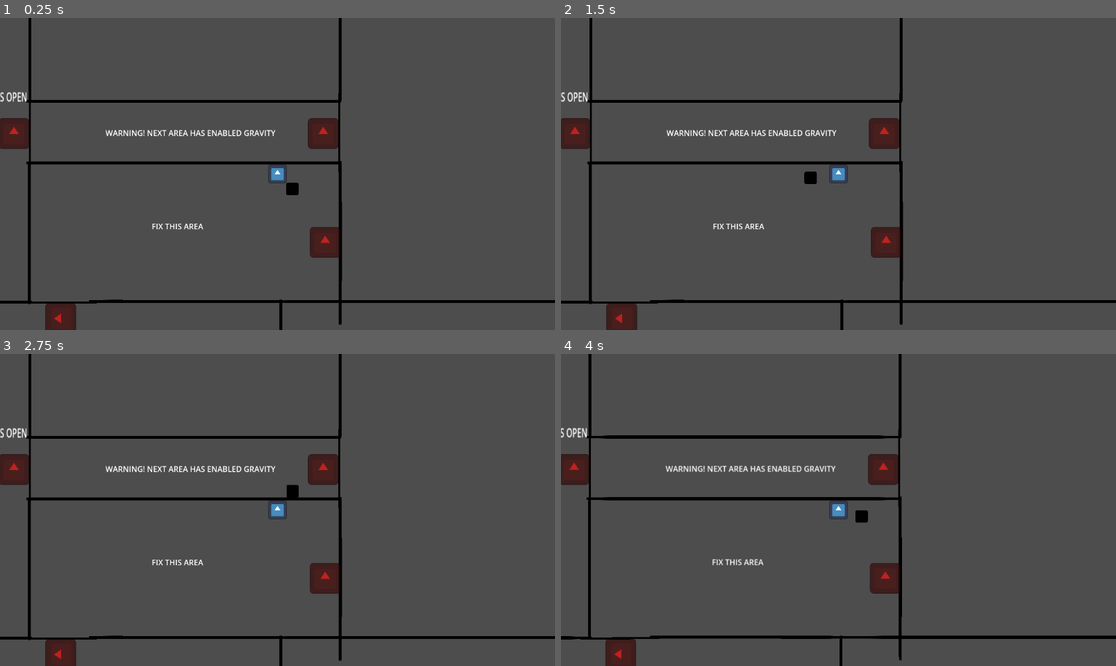
Above: before the commit, frames 1-4 (two rows, left to right).
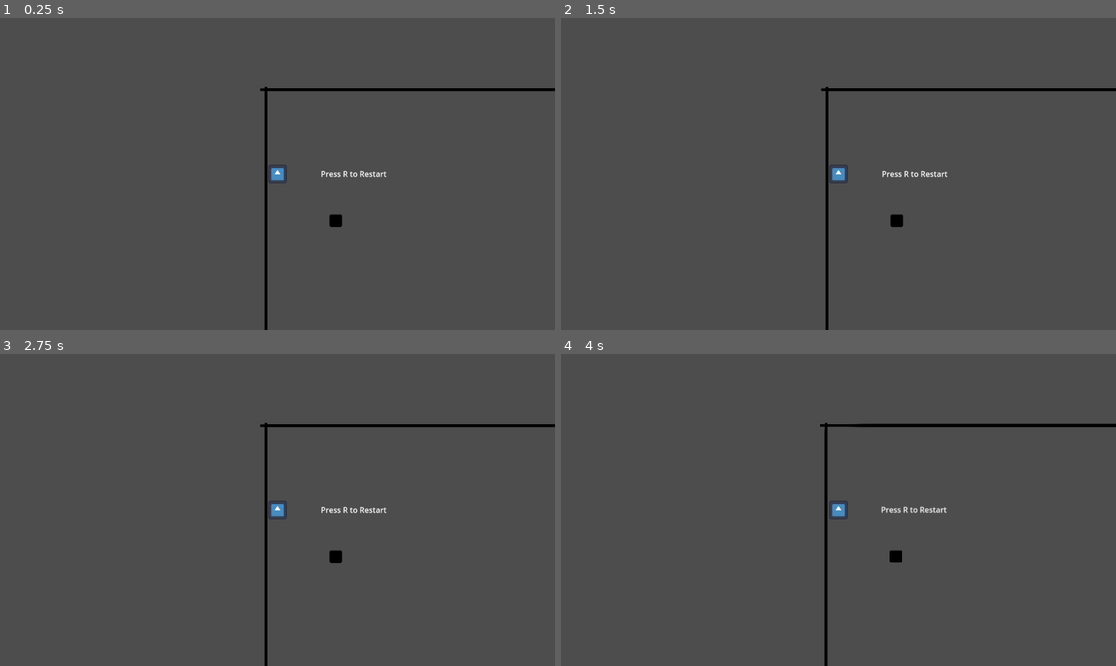
Above: after the commit, the same moments.

Repository: RadekGrzankowski/GravityOfDiscomfort
Game: Godot game, scene res://main.tscn
Two runs of this game, one before a commit and one after it. Both use one fixed random seed, a clock stepped at 60 frames per second and the inputs below. The engine's default icon, where the game draws it, is replaced by a stand-in: a white triangle on a blue panel in a dark square.
Inputs (mouse positions are in pixels of both pictures, inside the frame that each line leads up to):
- Up to frame 1 (0.25 s): no input
- Up to frame 2 (1.5 s): tap R (restart) at 0.5, 1.25 s; move the mouse to (960, 158) at 0.52 s; hold E (grab) 0.53-1.28 s; tap Space (jump) at 0.77 s; move the mouse to (727, 189) at 1.27 s; tap E (grab) at 1.35 s
- Up to frame 3 (2.75 s): tap Space (jump) at 1.52 s; tap R (restart) at 2 s; move the mouse to (333, 441) at 2.02 s; hold E (grab) from 2.03 s (still down); tap F (interact) at 2.1 s
- Up to frame 4 (4 s): tap R (restart) at 2.75, 3.5 s; move the mouse to (810, 572) at 2.77 s; release E (grab) at 2.78 s; tap E (grab) at 2.85 s; tap Space (jump) at 3.02, 3.77 s; move the mouse to (1005, 556) at 3.52 s; hold E (grab) from 3.53 s (still down)

The runs differ from the first frame. In frame 1, 6.7% of the frame differs, in the area x 0-100%, y 0-100%; in frame 2, 6.7%; in frame 3, 6.7%; in frame 4, 7.1%.

Commit message:
Player Collision and wall detection fixes

Diff:
--- /dev/null
+++ b/niewiemkurdebele/level_layout.tscn
@@ -0,0 +1,96 @@
+[gd_scene load_steps=2 format=3 uid="uid://bh6f006kjkel1"]
+
+[ext_resource type="PackedScene" uid="uid://c770eu1a76iam" path="res://wall.tscn" id="1_tpm1p"]
+
+[node name="LevelLayout" type="Node2D"]
+position = Vector2(1152, 633)
+rotation = -1.5708
+
+[node name="Wall6" parent="." instance=ExtResource("1_tpm1p")]
+
+[node name="Wall9" parent="." instance=ExtResource("1_tpm1p")]
+position = Vector2(-1.00281, 778)
+
+[node name="Wall12" parent="." instance=ExtResource("1_tpm1p")]
+position = Vector2(415.995, 1420)
+
+[node name="Wall13" parent="." instance=ExtResource("1_tpm1p")]
+position = Vector2(287.995, 1421)
+
+[node name="Wall10" parent="." instance=ExtResource("1_tpm1p")]
+position = Vector2(-2.00519, 1421)
+rotation = -1.5708
+scale = Vector2(1, 0.45)
+
+[node name="Wall11" parent="." instance=ExtResource("1_tpm1p")]
+position = Vector2(415.995, 1422)
+rotation = -1.5708
+scale = Vector2(1, 0.4)
+
+[node name="Wall7" parent="." instance=ExtResource("1_tpm1p")]
+position = Vector2(-358.002, 647.999)
+rotation = -1.5708
+
+[node name="Wall8" parent="." instance=ExtResource("1_tpm1p")]
+position = Vector2(632.999, 140.002)
+scale = Vector2(1, 2.01355)
+
+[node name="Wall19" parent="." instance=ExtResource("1_tpm1p")]
+position = Vector2(-357.002, 648.999)
+scale = Vector2(1, 2.01355)
+
+[node name="Wall20" parent="." instance=ExtResource("1_tpm1p")]
+position = Vector2(-368.007, 1943)
+rotation = -1.5708
+scale = Vector2(1, 0.573545)
+
+[node name="Wall21" parent="." instance=ExtResource("1_tpm1p")]
+position = Vector2(-0.00708008, 1943)
+rotation = -3.14046
+scale = Vector2(1, 0.613545)
+
+[node name="Wall2" parent="." instance=ExtResource("1_tpm1p")]
+position = Vector2(652, -0.997559)
+rotation = 1.5708
+scale = Vector2(1, 0.44)
+
+[node name="Wall5" parent="." instance=ExtResource("1_tpm1p")]
+position = Vector2(282, -0.998901)
+rotation = 1.5708
+scale = Vector2(1, 0.44)
+
+[node name="Wall3" parent="." instance=ExtResource("1_tpm1p")]
+position = Vector2(633.004, -1152)
+scale = Vector2(1, 2)
+
+[node name="Wall4" parent="." instance=ExtResource("1_tpm1p")]
+position = Vector2(-0.00012207, 23)
+rotation = -3.14159
+scale = Vector2(1, 2)
+
+[node name="Wall14" parent="." instance=ExtResource("1_tpm1p")]
+position = Vector2(645.988, 3231)
+rotation = 1.5708
+
+[node name="Wall15" parent="." instance=ExtResource("1_tpm1p")]
+position = Vector2(700.992, 2066)
+rotation = 1.5708
+scale = Vector2(1, 0.44)
+
+[node name="Wall16" parent="." instance=ExtResource("1_tpm1p")]
+position = Vector2(288.992, 2066)
+rotation = 1.5708
+scale = Vector2(1, 0.52)
+
+[node name="Wall17" parent="." instance=ExtResource("1_tpm1p")]
+position = Vector2(646.992, 2063)
+scale = Vector2(1, 2)
+
+[node name="Wall18" parent="." instance=ExtResource("1_tpm1p")]
+position = Vector2(-0.0117188, 3238)
+rotation = -3.14159
+scale = Vector2(1, 2)
+
+[node name="Wall" parent="." instance=ExtResource("1_tpm1p")]
+position = Vector2(633.004, -1152)
+rotation = 1.5708
--- a/niewiemkurdebele/main.tscn
+++ b/niewiemkurdebele/main.tscn
@@ -1,7 +1,7 @@
 [gd_scene load_steps=7 format=3 uid="uid://dxv1jtcfqhnn"]
 
-[ext_resource type="PackedScene" uid="uid://c770eu1a76iam" path="res://wall.tscn" id="1_h2yge"]
 [ext_resource type="PackedScene" uid="uid://o6tk0ohnlhnh" path="res://player.tscn" id="2_1bvp3"]
+[ext_resource type="PackedScene" uid="uid://bh6f006kjkel1" path="res://level_layout.tscn" id="2_8c8mv"]
 [ext_resource type="PackedScene" uid="uid://tmk5q36mw5xf" path="res://exit.tscn" id="3_vengv"]
 [ext_resource type="PackedScene" uid="uid://cjr0ycavt6dlm" path="res://box.tscn" id="4_8ylr7"]
 [ext_resource type="PackedScene" uid="uid://jh7hd7khf450" path="res://gravity_zone.tscn" id="5_003eh"]
@@ -11,97 +11,9 @@
 [node name="Main" type="Node2D"]
 
 [node name="Player" parent="." instance=ExtResource("2_1bvp3")]
-position = Vector2(3088, 368)
+position = Vector2(24, 175)
 
-[node name="Wall" parent="." instance=ExtResource("1_h2yge")]
-
-[node name="Wall6" parent="." instance=ExtResource("1_h2yge")]
-position = Vector2(1152, 633)
-rotation = -1.5708
-
-[node name="Wall9" parent="." instance=ExtResource("1_h2yge")]
-position = Vector2(1930, 634)
-rotation = -1.5708
-
-[node name="Wall12" parent="." instance=ExtResource("1_h2yge")]
-position = Vector2(2572, 217)
-rotation = -1.5708
-
-[node name="Wall13" parent="." instance=ExtResource("1_h2yge")]
-position = Vector2(2573, 345)
-rotation = -1.5708
-
-[node name="Wall10" parent="." instance=ExtResource("1_h2yge")]
-position = Vector2(2573, 635)
-rotation = 3.14159
-scale = Vector2(1, 0.45)
-
-[node name="Wall11" parent="." instance=ExtResource("1_h2yge")]
-position = Vector2(2574, 217)
-rotation = 3.14159
-scale = Vector2(1, 0.4)
-
-[node name="Wall7" parent="." instance=ExtResource("1_h2yge")]
-position = Vector2(1800, 991)
-rotation = 3.14159
-
-[node name="Wall8" parent="." instance=ExtResource("1_h2yge")]
-position = Vector2(1292, 0)
-rotation = -1.5708
-scale = Vector2(1, 2.01355)
-
-[node name="Wall19" parent="." instance=ExtResource("1_h2yge")]
-position = Vector2(1801, 990)
-rotation = -1.5708
-scale = Vector2(1, 2.01355)
-
-[node name="Wall20" parent="." instance=ExtResource("1_h2yge")]
-position = Vector2(3095, 1001)
-rotation = 3.14159
-scale = Vector2(1, 0.573545)
-
-[node name="Wall21" parent="." instance=ExtResource("1_h2yge")]
-position = Vector2(3095, 633)
-rotation = 1.57193
-scale = Vector2(1, 0.613545)
-
-[node name="Wall2" parent="." instance=ExtResource("1_h2yge")]
-position = Vector2(1151, -19)
-scale = Vector2(1, 0.44)
-
-[node name="Wall5" parent="." instance=ExtResource("1_h2yge")]
-position = Vector2(1151, 351)
-scale = Vector2(1, 0.44)
-
-[node name="Wall3" parent="." instance=ExtResource("1_h2yge")]
-rotation = -1.5708
-scale = Vector2(1, 2)
-
-[node name="Wall4" parent="." instance=ExtResource("1_h2yge")]
-position = Vector2(1175, 633)
-rotation = 1.5708
-scale = Vector2(1, 2)
-
-[node name="Wall14" parent="." instance=ExtResource("1_h2yge")]
-position = Vector2(4383, -13)
-
-[node name="Wall15" parent="." instance=ExtResource("1_h2yge")]
-position = Vector2(3218, -68)
-scale = Vector2(1, 0.44)
-
-[node name="Wall16" parent="." instance=ExtResource("1_h2yge")]
-position = Vector2(3218, 344)
-scale = Vector2(1, 0.52)
-
-[node name="Wall17" parent="." instance=ExtResource("1_h2yge")]
-position = Vector2(3215, -14)
-rotation = -1.5708
-scale = Vector2(1, 2)
-
-[node name="Wall18" parent="." instance=ExtResource("1_h2yge")]
-position = Vector2(4390, 633)
-rotation = 1.5708
-scale = Vector2(1, 2)
+[node name="LevelLayout" parent="." instance=ExtResource("2_8c8mv")]
 
 [node name="Exit" parent="." instance=ExtResource("3_vengv")]
 position = Vector2(1115, 308)
@@ -127,7 +39,7 @@
 rotation = -1.57632
 
 [node name="Box" parent="." instance=ExtResource("4_8ylr7")]
-position = Vector2(3119, 399)
+position = Vector2(145, 272)
 
 [node name="Label" type="Label" parent="."]
 offset_left = 4114.0
--- a/niewiemkurdebele/player.gd
+++ b/niewiemkurdebele/player.gd
@@ -15,6 +15,7 @@
 @export var hit_force : float = 50.0
 var grawitacja_on : bool = false
 var gravity = ProjectSettings.get_setting("physics/2d/default_gravity")
+var walls_grabbed : int = 0
 
 func _ready():
 	pass
@@ -28,8 +29,6 @@
 func grab_item(item):
 	item.freeze = true
 	item.freeze = false
-	item.collision_mask = 2
-	item.collision_layer = 2
 	item.global_position = global_position + get_local_mouse_position().normalized()*50
 
 #release with force if mouse is outside, release calm if mouse is close
@@ -37,7 +36,7 @@
 	if get_local_mouse_position() > Vector2(50,50) or get_local_mouse_position() < Vector2(-50,-50):
 		item.apply_force(get_local_mouse_position().normalized()*100)
 	else:
-		item.apply_force(get_local_mouse_position().normalized()*0.1)
+		item.apply_force(get_local_mouse_position().normalized()*0.5)
 
 
 func _physics_process(delta):
@@ -106,9 +105,11 @@
 
 #check what entered the mouth
 func _on_player_grab_area_area_entered(area):
-	if area.is_in_group("SafeWall") and can_grab_wall == false:
-		can_grab_wall = true
-		print("touched a wall")
+	if area.is_in_group("SafeWall"):
+		walls_grabbed = walls_grabbed + 1
+		if walls_grabbed >= 1:
+			can_grab_wall = true
+			print("touched a wall")
 	if area.is_in_group("Item"):
 		can_grab_item = true
 		item_to_grab = area.get_parent()
@@ -123,9 +124,11 @@
 
 #check what exited the mouth
 func _on_player_grab_area_area_exited(area):
-	if area.is_in_group("SafeWall") and can_grab_wall == true:
-		can_grab_wall = false
-		grabbed_the_wall = false
+	if area.is_in_group("SafeWall"):
+		walls_grabbed = walls_grabbed - 1
+		if walls_grabbed == 0:
+			can_grab_wall = false
+			grabbed_the_wall = false
 	if area.is_in_group("Item"):
 		can_grab_item = false
 	if area.is_in_group("Exit"):
--- a/niewiemkurdebele/player.tscn
+++ b/niewiemkurdebele/player.tscn
@@ -3,10 +3,10 @@
 [ext_resource type="Texture2D" uid="uid://cnjuf50kdrs17" path="res://icon.svg" id="1_4flbx"]
 [ext_resource type="Script" path="res://player.gd" id="1_lobu1"]
 
-[sub_resource type="RectangleShape2D" id="RectangleShape2D_sh265"]
+[sub_resource type="RectangleShape2D" id="RectangleShape2D_7axup"]
 
 [sub_resource type="CircleShape2D" id="CircleShape2D_v3wo5"]
-radius = 58.0086
+radius = 33.0
 
 [node name="Player" type="CharacterBody2D"]
 motion_mode = 1
--- a/niewiemkurdebele/wall.tscn
+++ b/niewiemkurdebele/wall.tscn
@@ -9,8 +9,6 @@
 size = Vector2(104, 657)
 
 [node name="Wall" type="StaticBody2D"]
-collision_layer = 3
-collision_mask = 3
 
 [node name="Wall_Collision" type="CollisionShape2D" parent="."]
 shape = SubResource("SegmentShape2D_oh6kn")
Not shown: 1 places in niewiemkurdebele/player.tscn that only renumber resources
